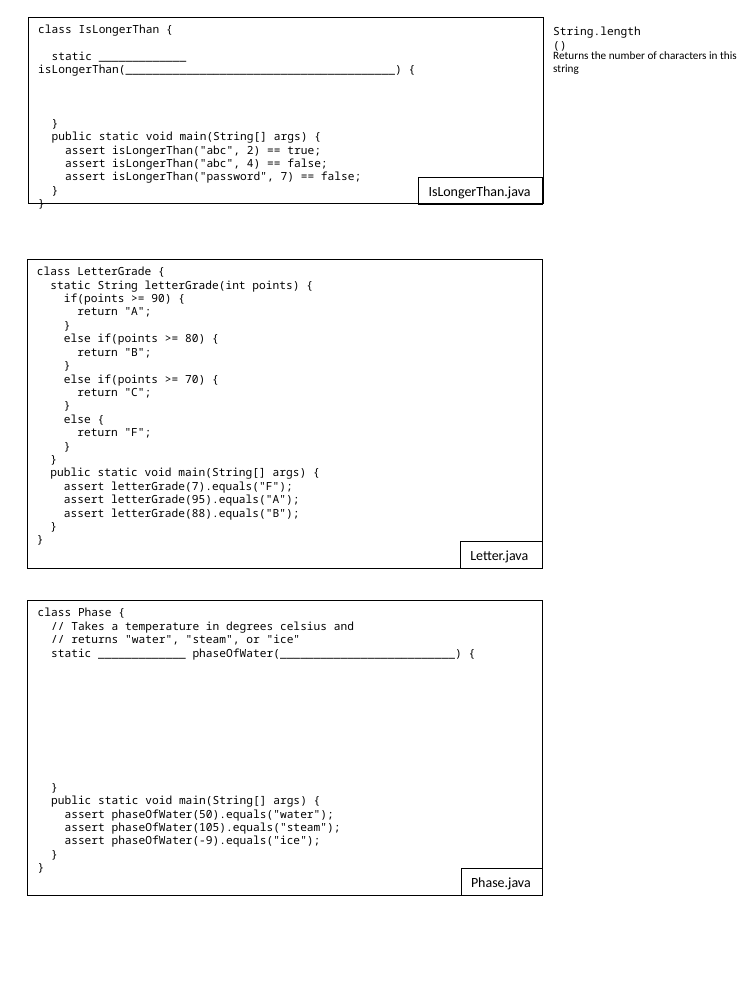
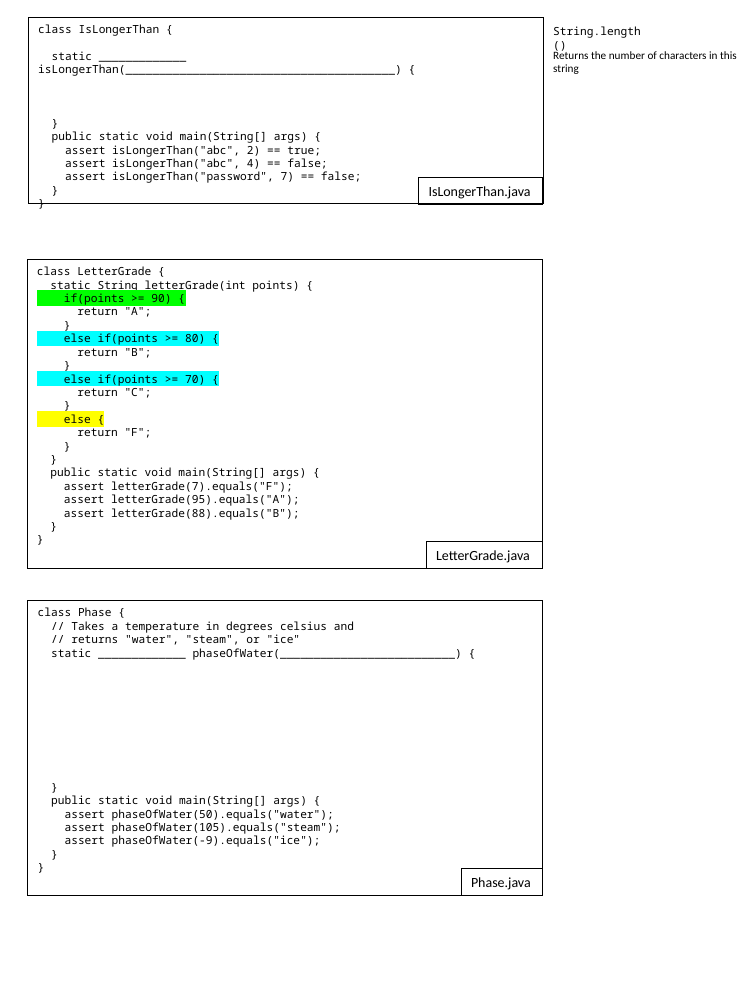
Before and after one commit to catherinefxia/ucsd-cse8a-w20.github.io, a slide deck: slide 1 of lectures/CSE8AW20-Jan-30-Lec8-Java-Continues/CSE8AW20-01-30-Lec8-Java-Continues-Handout.pptx. Drawn at 756x1008 pixels with LibreOffice and Linux fonts; fonts in the diff are those of the drawing. Boxes give left, top, right and bottom in pixels: in the first picture for what was removed or moved away, otherwise in the second. Text is boxed around its words. In the diff, an @@ line names an element or a change of style, - is before the commit and + after.

```diff
--- a/lectures/CSE8AW20-Jan-30-Lec8-Java-Continues/CSE8AW20-01-30-Lec8-Java-Continues-Handout.pptx
+++ b/lectures/CSE8AW20-Jan-30-Lec8-Java-Continues/CSE8AW20-01-30-Lec8-Java-Continues-Handout.pptx
@@ text in rectangle at bbox=[64, 293, 205, 423]: highlight none to #00FF00 in "if(points >= 90) {"; highlight none to #00FFFF in "else if(points >= 80) {", "else if(points >= 70) {"; highlight none to #FFFF00 in "else {" @@
@@ rectangle "LetterGrade.java": place and size @@
-rectangle "LetterGrade.java" at bbox=[461, 541, 542, 569]
+rectangle "LetterGrade.java" at bbox=[426, 541, 543, 569]
@@ text in rectangle at bbox=[436, 550, 530, 563]: text changed @@
-Letter.java
+LetterGrade.java
```
Also in this commit, not shown: 1 other slide changed, 5 other files.
